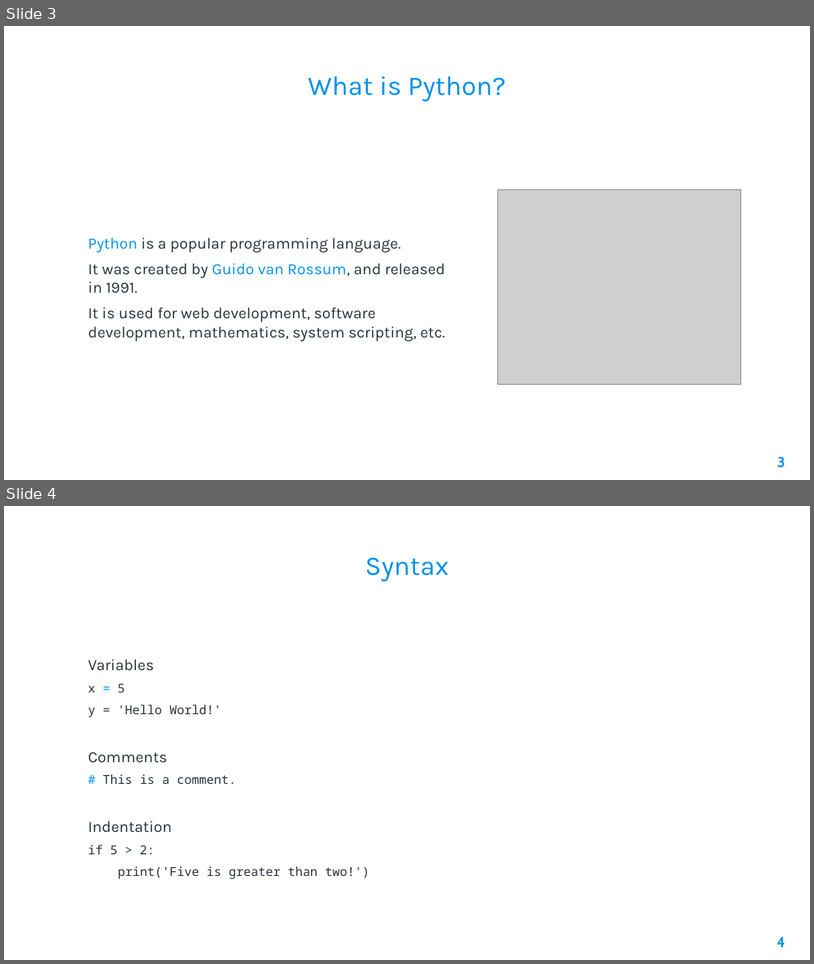
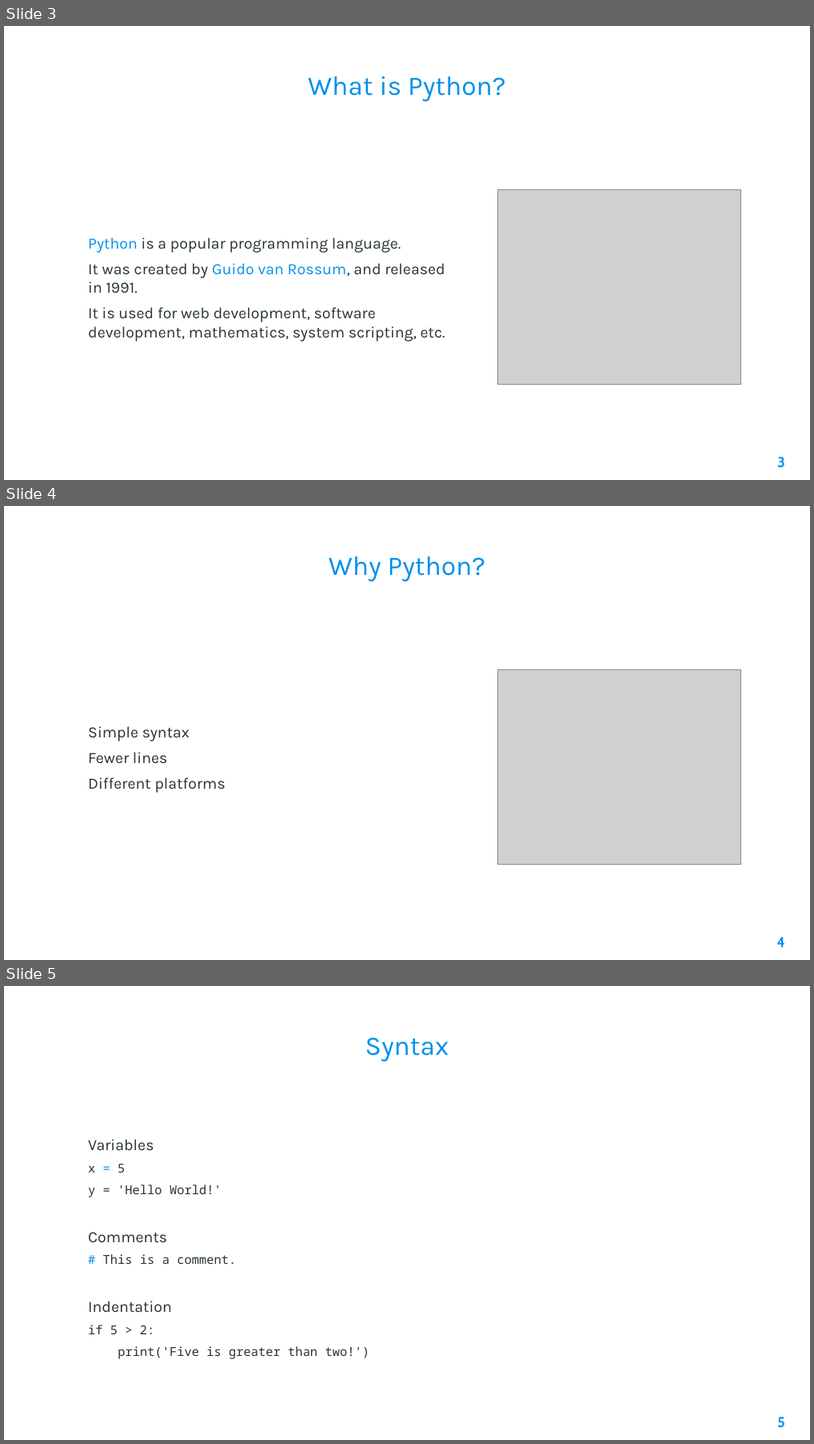
Before and after one commit to AleeRezaa/learn-python, a slide deck: 1 Python Basics.pptx. Shown one above the other, each under a label of ours: slides 3 and 4 before the commit, slides 3, 4 and 5 after it. The pictures are 814x964 and 814x1444 pixels, drawn with LibreOffice and Linux fonts; fonts in the diff are those of the drawing; grey boxes stand for pictures; background and template pictures are left out. Boxes give left, top, right and bottom in pixels: in the first picture for what was removed or moved away, otherwise in the second. Text is boxed around its words. In the diff, an @@ line names an element or a change of style, - is before the commit and + after.

```diff
--- a/1 Python Basics.pptx
+++ b/1 Python Basics.pptx
@@ slide 4 added at box(4, 506, 810, 960), background picture (left out) @@
@@ title added at box(329, 556, 486, 581), 24 pt, text #0091EA @@
+Why Python?
@@ picture added at box(498, 670, 741, 864) @@
@@ text added at box(88, 726, 226, 792), 14 pt, text #263238 @@
+Simple syntax
+Fewer lines
+Different platforms
@@ page number added at box(777, 936, 786, 947), 13 pt, text #0091EA, bold @@
+4
@@ what was slide 4 is now slide 5 @@
@@ page number at box(778, 1416, 786, 1428): text changed @@
-4
+5
```
Also in this commit, not shown: 3 other files.
